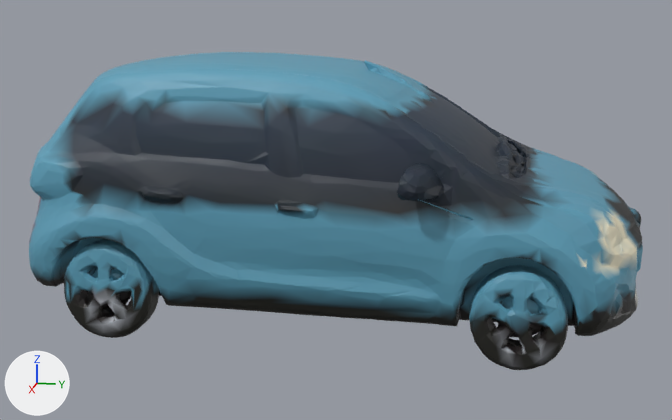
An edit to the glTF model scripts/assets/models/vehicles/tiba_lod1.glb, drawn before and after from the same camera.
Before and after are seen from a 50 mm camera at (244.4, 46.1, 88.8) aimed at (3.3, -2.1, 28.5). Every picture has the same lights, and +X, +Y and +Z are marked at lower left. The picture after the commit comes second. Where no turn or scale is listed for an object, it has been applied to the vertices. Vertices at exactly the same position are counted once.

Objects in the first picture: 'geometry_0'.
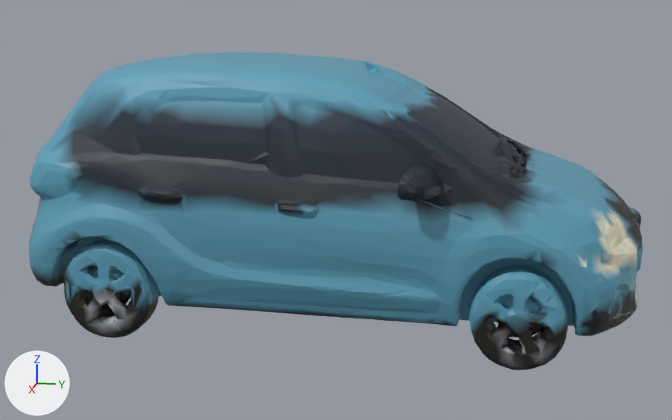
Changed parts and their boxes (x1, y1, x2, y2) in the pictures (672 x 420 px):
part 1 of me_geometry_0, recoloured
    both: (57, 86, 628, 333)
part 2 of me_geometry_0, recoloured
    both: (46, 83, 628, 334)
part 3 of me_geometry_0, recoloured
    both: (102, 192, 624, 338)

The change, as a list of edits to the scene's bpy script:
```text
Change me_geometry_0:
    where me_geometry_0.from_pydata(...)  # 8495 vertices, 17098 faces; spans x -42.0..45.0, y -81.0..77.0, z 0.0..69.0
    used by ob_geometry_0; location = (0.0, 0.0, 0.0)
    me_geometry_0 part 1: 3184 faces centred in x -42.0..45.0, y -80.0..77.0, z 9.0..60.0 are repainted in the vertex colours; the middle colour goes from dark blue #1c2a38 to dark blue #1c2632
    me_geometry_0 part 2: 2787 faces centred in x -37.0..40.0, y -81.0..77.0, z 9.0..63.0 are repainted in the vertex colours; the middle colour goes from dark blue #324753 to cyan #5899b1
    me_geometry_0 part 3: 1743 faces centred in x -37.0..40.0, y -79.0..77.0, z 0.0..40.0 are repainted in the vertex colours; the middle colour goes from black #1c1c16 to black #222222
```
